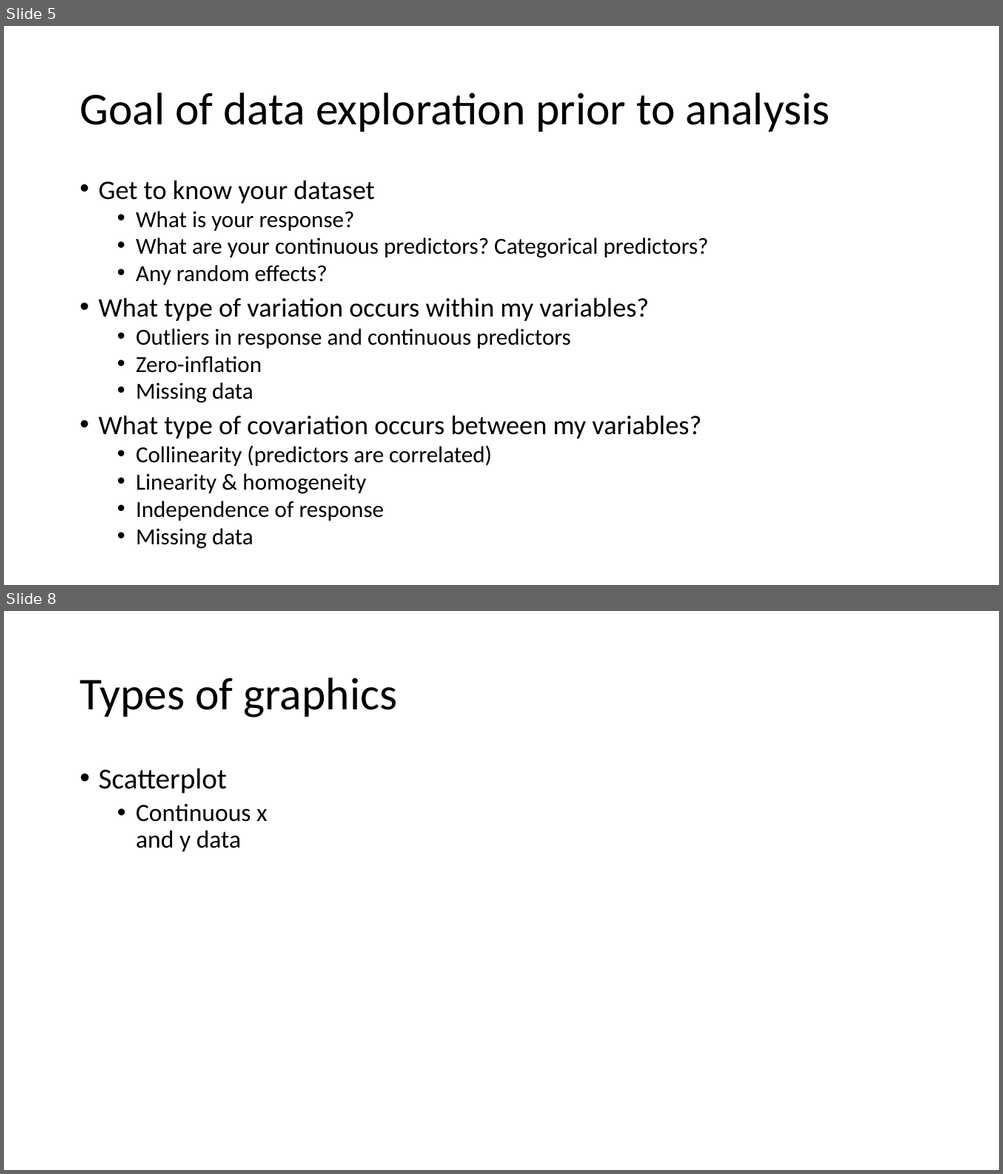
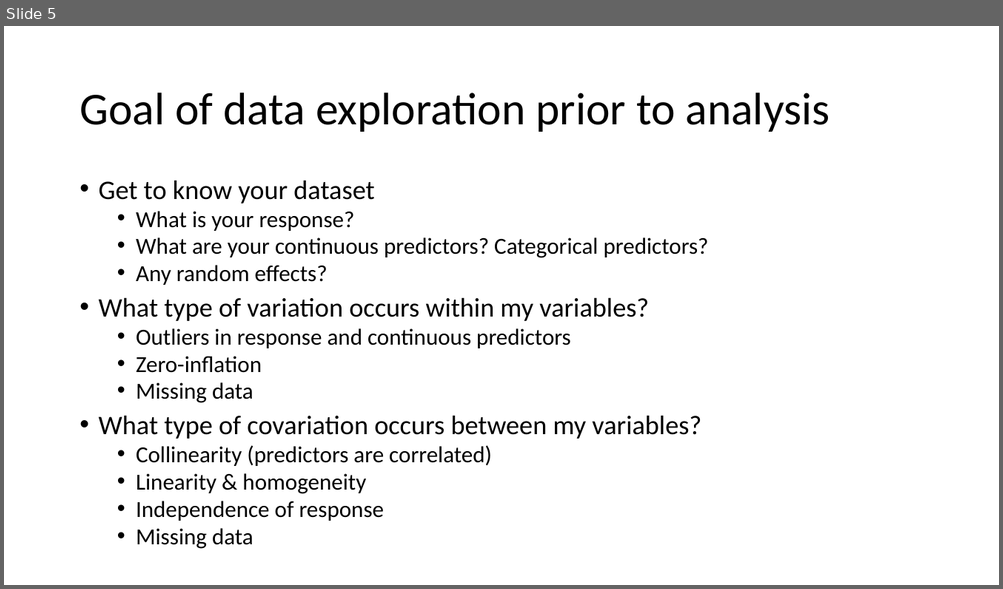
Before and after one commit to EEOB590A-Fall-2019/Course-Materials, a slide deck: 4. Data exploration/Data_exploration.pptx. Shown one above the other, each under a label of ours: slides 5 and 8 before the commit, slide 5 after it; the slides between them are not shown. The pictures are 1003x1174 and 1003x589 pixels, drawn with LibreOffice and Linux fonts; fonts in the diff are those of the drawing. Boxes give left, top, right and bottom in pixels: in the first picture for what was removed or moved away, otherwise in the second. Text is boxed around its words. In the diff, an @@ line names an element or a change of style, - is before the commit and + after.

```diff
--- a/4. Data exploration/Data_exploration.pptx
+++ b/4. Data exploration/Data_exploration.pptx
@@ slide 8 removed at [4,611,999,1170], background #FFFFFF @@
@@ title removed at [79,678,398,718] @@
-Types of graphics
@@ text removed at [99,768,267,852] @@
-• Scatterplot
-  • Continuous x and y data
```
Also in this commit, not shown: 2 other slides removed.
